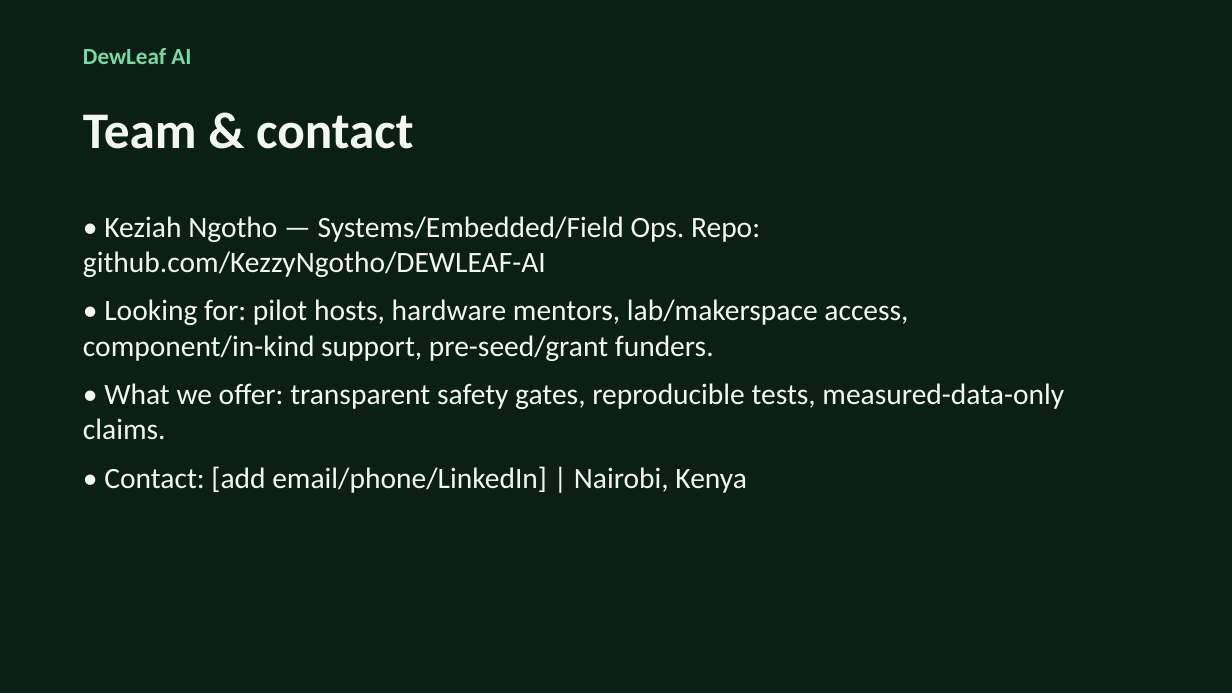
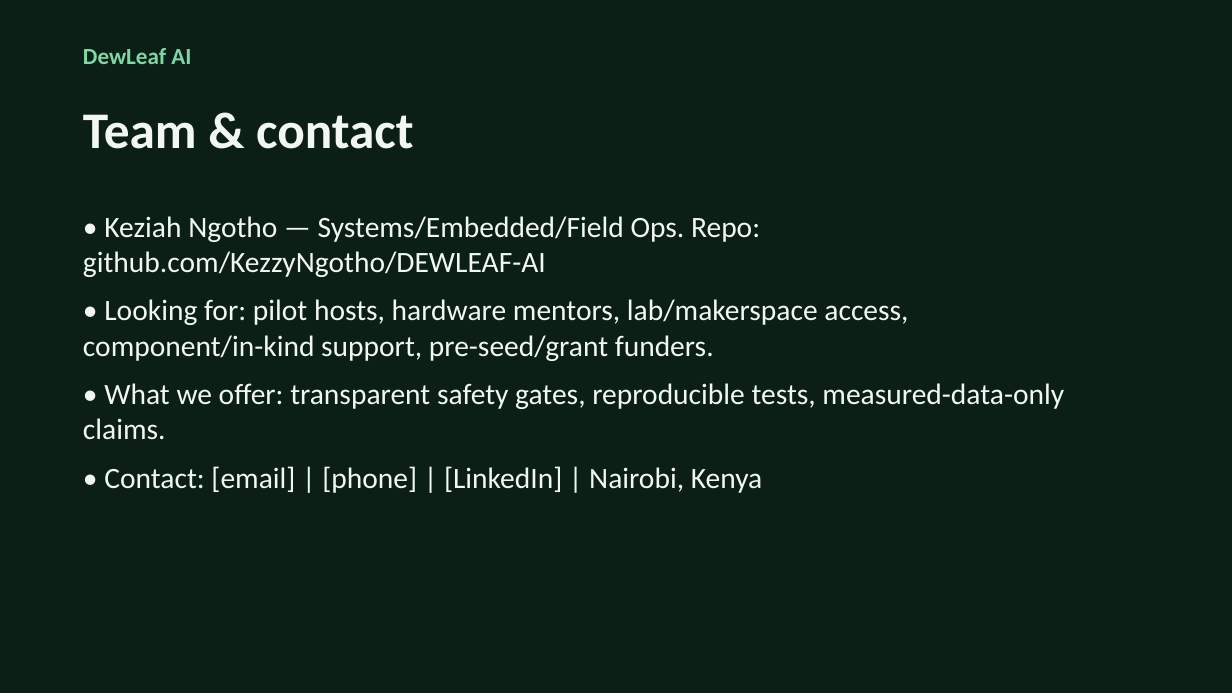
Before and after one commit to KezzyNgotho/DEWLEAF-AI, a slide deck: slide 11 of docs/ops/DewLeaf_Pitch_Deck.pptx. Drawn at 1232x693 pixels with LibreOffice and Linux fonts; fonts in the diff are those of the drawing. Boxes give left, top, right and bottom in pixels: in the first picture for what was removed or moved away, otherwise in the second. Text is boxed around its words. In the diff, an @@ line names an element or a change of style, - is before the commit and + after.

```diff
--- a/docs/ops/DewLeaf_Pitch_Deck.pptx
+++ b/docs/ops/DewLeaf_Pitch_Deck.pptx
@@ text at (104, 466, 763, 493): text changed @@
-• Contact: [add email/phone/LinkedIn] | Nairobi, Kenya
+• Contact: [email] | [phone] | [LinkedIn] | Nairobi, Kenya
```
Also in this commit, not shown: 2 other files.
